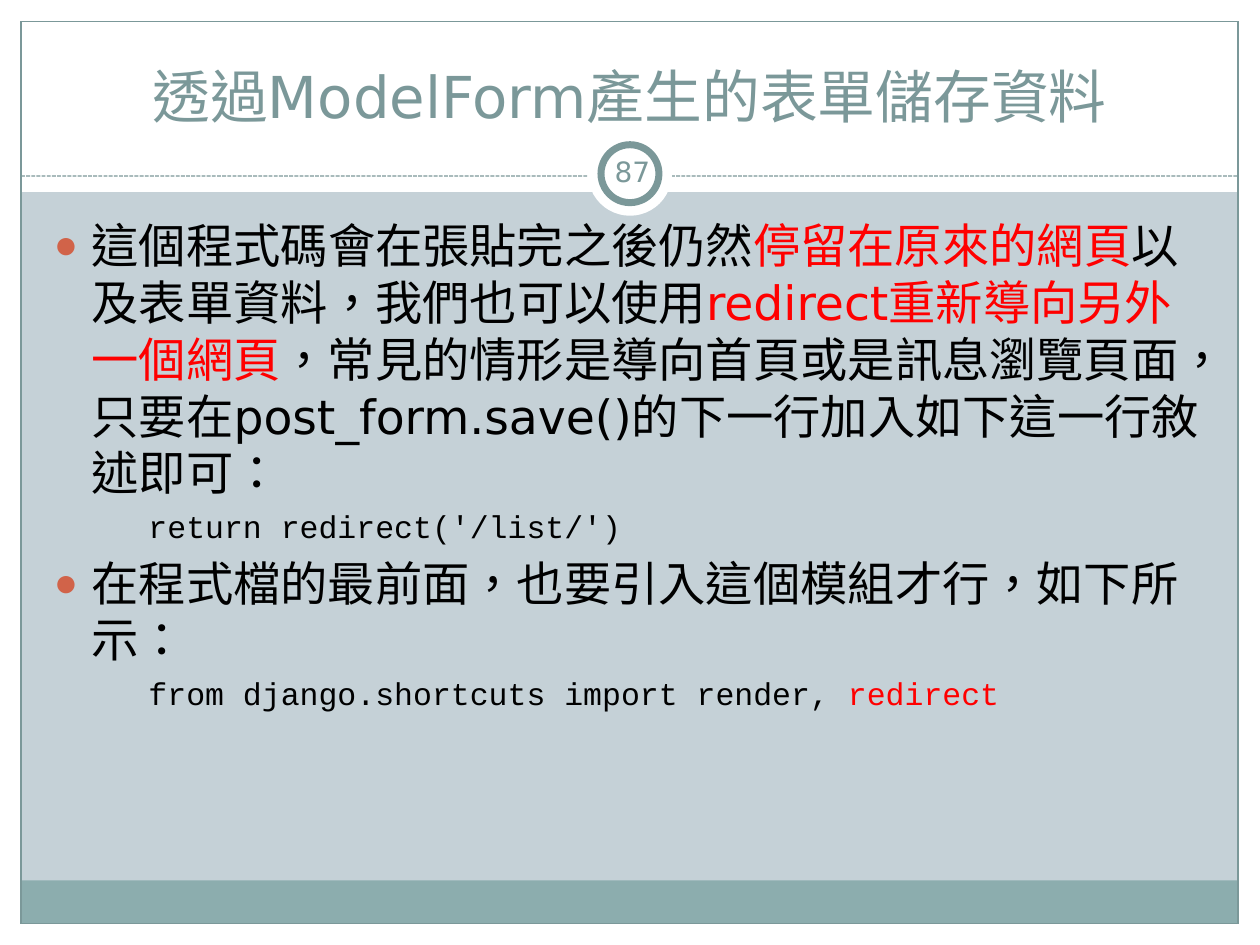
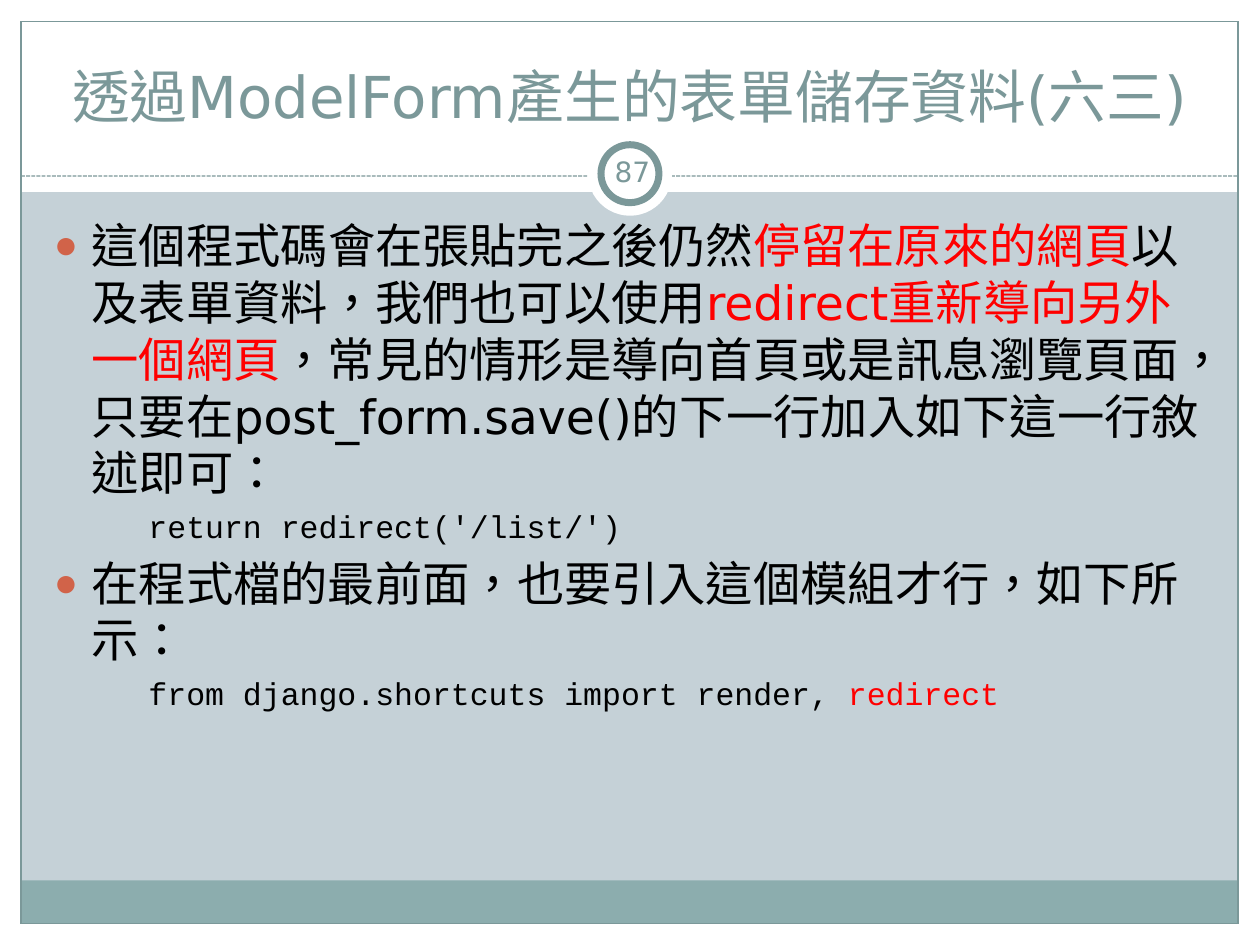
Before and after one commit to jacktea88/406django, a slide deck: slide 87 of ch08/Django4-ch08.pptx. Drawn at 1260x945 pixels with LibreOffice and Linux fonts; fonts in the diff are those of the drawing. Boxes give left, top, right and bottom in pixels: in the first picture for what was removed or moved away, otherwise in the second. Text is boxed around its words. In the diff, an @@ line names an element or a change of style, - is before the commit and + after.

Commit message:
更新ch08 表單

```diff
--- a/ch08/Django4-ch08.pptx
+++ b/ch08/Django4-ch08.pptx
@@ title at (72,69,1187,126): text changed @@
-透過ModelForm產生的表單儲存資料
+透過ModelForm產生的表單儲存資料(六三)
```
Also in this commit, not shown: 39 other slides changed, 1 slide added, 1 slide removed, 14 other files.
